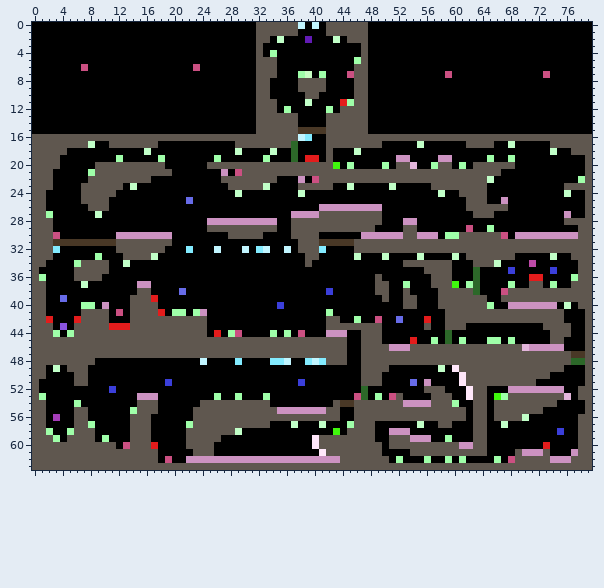
Sprite sheet, stored at Levels.png. Above is the file before it was changed.
The file is 80x64 pixels.
And afterwards:
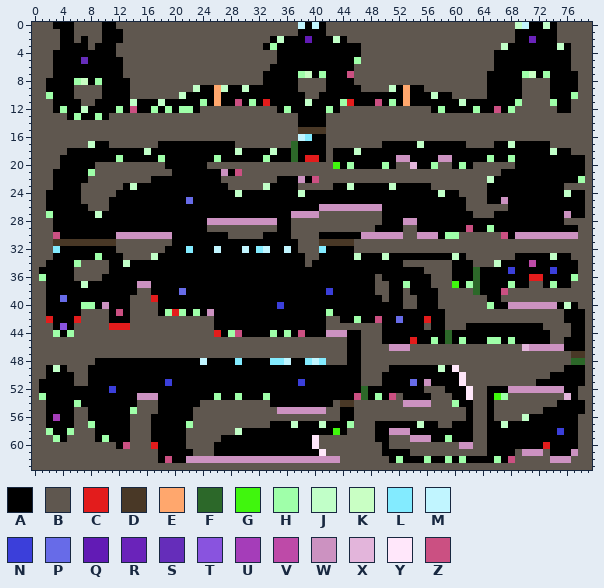
Palette (. is transparent): A #000000  B #5f574f  C #e31c1c  D #493826  E #ffa76d  F #2c6829  G #40f60d  H #9fffa9  J #c1ffc8  K #c9ffc4  L #83ebff  M #c1f5ff  N #3b3fda  P #676be8  Q #621bb5  R #6a23ba  S #652dba  T #8953df  U #a53db9  V #be4aa8  W #cc92c1  X #e3b5db  Y #ffe7fa  Z #cb5082
The exact change:
y 0: x 0..2 AAA -> BBB; x 6..9 AAAA -> BBBB; x 12..31 AAAAAAAAAAAAAAAAAAAA -> BBBBBBBBBBBBBBBBBBBB; x 48..70 AAAAAAAAAAAAAAAAAAAAAAA -> BBBBBBBBBBBBBBBBBBBBBJM; x 73 A -> J; x 75..79 AAAAA -> BBBBB
y 1: x 0..3 AAAA -> BBBB; x 6..9 AAAA -> BBBB; x 13..31 AAAAAAAAAAAAAAAAAAA -> BBBBBBBBBBBBBBBBBBB; x 48..68 AAAAAAAAAAAAAAAAAAAAA -> BBBBBBBBBBBBBBBBBBBBB; x 75..79 AAAAA -> BBBBB
y 2: x 0..3 AAAA -> BBBB; x 6 A -> B; x 8..9 AA -> BB; x 13..31 AAAAAAAAAAAAAAAAAAA -> BBBBBBBBBBBBBBBBBBB; x 48..68 AAAAAAAAAAAAAAAAAAAAA -> BBBBBBBBBBBBBBBBBBBBB; x 71 A -> R; x 75..79 AAAAA -> BBBBB
y 3: x 0..3 AAAA -> BBBB; x 8 A -> B; x 12..31 AAAAAAAAAAAAAAAAAAAA -> BBBBBBBBBBBBBBBBBBBB; x 34 A -> H; x 48..67 AAAAAAAAAAAAAAAAAAAA -> BBBBBBBBBBBBBBBBBBBJ; x 75 A -> J; x 77..79 AAA -> BBB
y 4: x 0..2 AAA -> BBB; x 12..31 AAAAAAAAAAAAAAAAAAAA -> BBBBBBBBBBBBBBBBBBBB; x 33..34 AH -> BB; x 48..65 AAAAAAAAAAAAAAAAAA -> BBBBBBBBBBBBBBBBBB; x 77..79 AAA -> BBB
y 5: x 0..2 AAA -> BBB; x 7 A -> S; x 13..31 AAAAAAAAAAAAAAAAAAA -> BBBBBBBBBBBBBBBBBBB; x 48..65 AAAAAAAAAAAAAAAAAA -> BBBBBBBBBBBBBBBBBB; x 77..79 AAA -> BBB
y 6: x 0..2 AAA -> BBB; x 7 Z -> A; x 13..31 AAAAAAAAAAZAAAAAAAA -> BBBBBBBBBBBBBBBBBBB; x 34 B -> A; x 48..65 AAAAAAAAAAAAAAAAAA -> BBBBBBBBBBBBBBBBBB; x 77..79 AAA -> BBB
y 7: x 0..2 AAA -> BBB; x 13..31 AAAAAAAAAAAAAAAAAAA -> BBBBBBBBBBBBBBBBBBB; x 33..34 BB -> AA; x 48..64 AAAAAAAAAAAZAAAAA -> BBBBBBBBBBBBBBBBB; x 70..71 AA -> HK; x 73 Z -> H; x 78..79 AA -> BB
y 8: x 0..1 AA -> BB; x 6..7 AA -> HK; x 9 A -> H; x 14..31 AAAAAAAAAAAAAAAAAA -> BBBBBBBBBBBBBBBBBB; x 33 B -> A; x 48..64 AAAAAAAAAAAAAAAAA -> BBBBBBBBBBBBBBBBB; x 70..73 AAAA -> BBBB; x 78..79 AA -> BB
y 9: x 0..1 AA -> BB; x 6..9 AAAA -> BBBB; x 14..23 AAAAAAAAAA -> BBBBBBBBBJ; x 26..27 AA -> EJ; x 30 A -> J; x 32..33 BB -> AA; x 46 B -> A; x 48..51 AAAA -> BBBJ; x 53 A -> E; x 56..64 AAAAAAAAA -> BBBBBBBBB; x 70..73 AAAA -> BBBB; x 78..79 AA -> BB
y 10: x 0..2 AAA -> BBH; x 6..9 AAAA -> BBBB; x 14..21 AAAAAAAA -> BBBBBBBJ; x 26 A -> E; x 32..33 BB -> AA; x 46..47 BB -> AA; x 53 A -> E; x 57 A -> J; x 60..64 AAAAA -> BBBBB; x 70..73 AAAA -> BBBB; x 77..79 AAA -> HBB
y 11: x 0..2 AAA -> BBB; x 7..8 AA -> BB; x 14 A -> J; x 18 A -> J; x 24 A -> H; x 26 A -> E; x 29 A -> Z; x 31..34 ABBB -> HACA; x 44..47 CHBB -> HCAA; x 49 A -> Z; x 51 A -> H; x 53 A -> E; x 61 A -> J; x 69..74 AAAAAA -> HBBBBH; x 77..79 AAA -> BBB
y 12: x 0..2 AAA -> BBB; x 4 A -> H; x 7 A -> J; x 12 A -> H; x 14 A -> Z; x 17 A -> H; x 19 A -> H; x 21..22 AA -> HH; x 24..31 AAAAAAAA -> BBBBBBBB; x 48..56 AAAAAAAAA -> BBBBBBBBB; x 58 A -> H; x 63 A -> H; x 66 A -> Z; x 68..74 AAAAAAA -> HBBBBBB; x 77..79 AAA -> BBB
y 13: x 0..4 AAAAA -> BBBBB; x 6 A -> H; x 9 A -> H; x 11..31 AAAAAAAAAAAAAAAAAAAAA -> BBBBBBBBBBBBBBBBBBBBB; x 48..79 AAAAAAAAAAAAAAAAAAAAAAAAAAAAAAAA -> BBBBBBBBBBBBBBBBBBBBBBBBBBBBBBBB
y 14..15: x 0..31 AAAAAAAAAAAAAAAAAAAAAAAAAAAAAAAA -> BBBBBBBBBBBBBBBBBBBBBBBBBBBBBBBB; x 48..79 AAAAAAAAAAAAAAAAAAAAAAAAAAAAAAAA -> BBBBBBBBBBBBBBBBBBBBBBBBBBBBBBBB
y 33: x 55 J -> A
y 41: x 18..20 CAH -> AHC; x 24..25 WA -> AW
y 42..44: x 25 A -> B
Where, in picture pixels (left, top, right, bottom), the same in both pictures:
changed: (32, 22, 277, 134)
changed: (340, 22, 592, 134)
changed: (417, 253, 424, 260)
changed: (158, 309, 179, 316)
changed: (200, 309, 214, 337)
